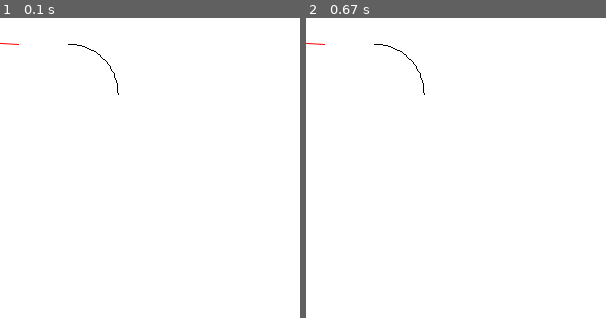
Above: before the commit, frames 1-2 (left to right).
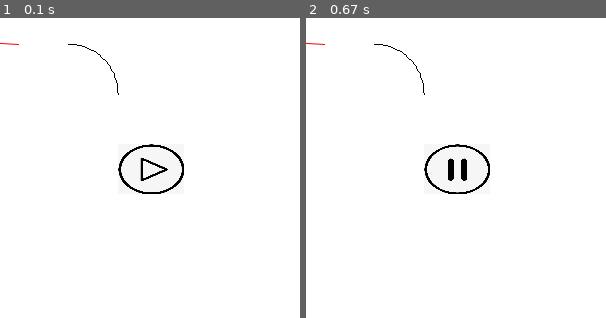
Above: after the commit, the same moments.

Repository: bufapiqi/SeniorSchoolPhysicsHelper
Game: pygame game, started from main/main.py
Same seed, same stepped clock (60 frames per second), same inputs: the game is played once before the commit and once after it.
Inputs (mouse positions are % of the whole screen's width and height, from its top left):
- Up to frame 1 (0.1 s): no input
- Up to frame 2 (0.67 s): click (50, 56) at 0.38 s
The pictures show only the part of the screen within x 30-80%, y 29-79%; the shares and areas given below are measured in that part.

The runs differ from the first frame. In frame 1, 0.7% of the frame differs, in the area x 39-62%, y 42-59%; in frame 2, 0.8%.

Commit message:
完善menuitem

Diff:
--- a/main/main.py
+++ b/main/main.py
@@ -5,21 +5,28 @@
 import pygame
 from pygame.locals import *
 from model.arc import Arc
+from pygameEngine.menu_item import MenuItem
 import math
 
 
 def main():
     pygame.init()
-    screen = pygame.display.set_mode((600, 600))
+    screen = pygame.display.set_mode((600, 600), 0, 32)
     pygame.display.set_caption("现在用来测试")
     clock = pygame.time.Clock()   # 创建一个对象来帮助跟踪时间
     a = Arc((0, 200), (200, 0))
     a.create_arc_in_space()
 
+    print(sys.argv[0])
+    up_image = pygame.image.load("../resources/pause.jpg")
+    down_image = pygame.image.load("../resources/play.jpg")
+    item = MenuItem(up_image, down_image, (300, 300, 400, 400), 1, 1)
+
 
     while True:
             screen.fill((255, 255, 255))  # 越后面添加上去的 越在画布的上面
             for event in pygame.event.get():
+                # print(event)
                 if event.type == QUIT:
                     sys.exit(0)
                 elif event.type == KEYDOWN and event.key == K_ESCAPE:
@@ -28,6 +35,7 @@
             # print(pygame.font.get_fonts())
             a.draw_arc(screen, (255, 0, 0))
             pygame.draw.arc(screen, (0, 0, 0), ((200, 200), (100, 100)), 0, math.pi/2, 1)
+            item.draw_item(screen)
             pygame.display.flip()
 
             clock.tick(50)
--- a/pygameEngine/menu_item.py
+++ b/pygameEngine/menu_item.py
@@ -4,41 +4,37 @@
 import pygame
 from pygame import image
 from util.Vector2D import Vec2d
+from util.math_util import caculate_position_with_menu
 
 
 class MenuItem:
 
-    def __init__(self, up_image: image, down_image: image, relative_position: int):
-        self.__up_image = up_image
-        self.__down_image = down_image
+    def __init__(self, up_image: image, down_image: image, menu_rect: tuple, relative_position: int, num_items: int):
+        point_a, point_b = caculate_position_with_menu(menu_rect, relative_position, num_items)
+        upimage = up_image.convert_alpha()
+        downimage = down_image.convert_alpha()
+        self.__up_image = pygame.transform.scale(upimage, (abs(point_b[0] - point_a[0]), abs(point_b[1] - point_a[1])))
+        self.__down_image = pygame.transform.scale(downimage, (abs(point_b[0] - point_a[0]), abs(point_b[1] - point_a[1])))
         self.__relative_position = relative_position
+        self.__start_point = point_a
+        self.__end_point = point_b
+        self.__menu_rect = menu_rect
+        self.__num_items = num_items
 
-    def draw_item(self, screen, menu_rect: tuple):
-        # caculate_position_with_menu()
-        # w, h = self.imageUp.get_size()
-        # x, y = self.position
-        #
-        # if self.isOver():
-        #     screen.blit(self.imageDown, (x-w/2,y-h/2))
-        # else:
-        #     screen.blit(self.imageUp, (x-w/2, y-h/2))
-        pass
+    def draw_item(self, screen):
+        if self.is_click():
+            screen.blit(self.__up_image, self.__start_point)
+        else:
+            screen.blit(self.__down_image, self.__start_point)
 
-    def is_click(self, rect: tuple):
+    def is_click(self):
         point_x, point_y = pygame.mouse.get_pos()
-        point_a, point_b = MenuItem.caculate_position_with_menu(rect)
-        position = (Vec2d(point_b) - Vec2d(point_a)) / 2 + Vec2d(point_a)
+        position = (Vec2d(self.__end_point) - Vec2d(self.__start_point)) / 2 + Vec2d(self.__start_point)
         x, y = position.x, position.y
         w, h = self.__up_image.get_size()
-
         in_x = x - w/2 < point_x < x + w/2
         in_y = y - h/2 < point_y < y + h/2
         return in_x and in_y
-
-    @staticmethod
-    def caculate_position_with_menu(rect: tuple):
-        # todo 从相对位置计算 在screen上的绝对位置
-        return (0, 0), (0, 0)
 
     @property
     def up_image(self):
@@ -51,3 +47,11 @@
     @property
     def relative_position(self):
         return self.__relative_position
+
+    @property
+    def start_point(self):
+        return self.__start_point
+
+    @property
+    def end_point(self):
+        return self.__end_point
--- a/util/math_util.py
+++ b/util/math_util.py
@@ -9,3 +9,26 @@
 def coordinates_transform(coordinate: tuple):
     #  todo 等屏幕大小的配置文件写好之后，改成相应的
     return int(coordinate[0]), int(-coordinate[1]+600)
+
+
+def caculate_position_with_menu(rect: tuple, position: int, num_items: int):
+    # todo 从相对位置计算 在screen上的绝对位置
+    if abs(rect[2] - rect[0]) >= abs(rect[3] - rect[1]):  # 横向
+        item_width = int(abs(rect[2] - rect[0]) / (num_items / 2 + 1))
+        item_height = int(abs(rect[3] - rect[1]) / 2)
+        item_start_x = rect[0] + (position - 1) * item_width
+        if position % 2 == 0:
+            item_start_y = rect[1] + item_height
+        else:
+            item_start_y = rect[1]
+    else:  # 纵向
+        item_width = int(abs(rect[2] - rect[0]) / 2)
+        item_height = int(abs(rect[3] - rect[1]) / (num_items / 2 + 1))
+        if position % 2 == 0:
+            item_start_x = rect[0] + item_width
+        else:
+            item_start_x = rect[0]
+        item_start_y = rect[1] + (position - 1) * item_height
+    item_end_x = item_start_x + item_width
+    item_end_y = item_start_y + item_height
+    return (item_start_x, item_start_y), (item_end_x, item_end_y)
Binary file added: resources/pause.jpg
Binary file added: resources/play.jpg
